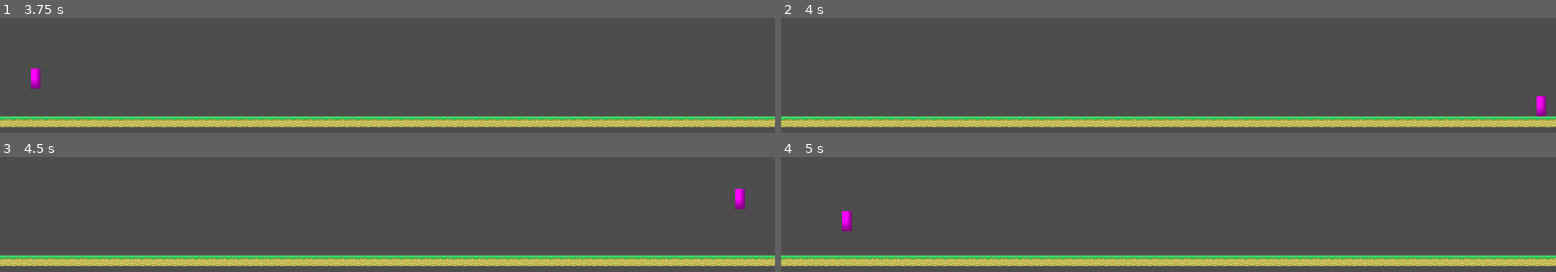
Above: before the commit, frames 1-4 (two rows, left to right).
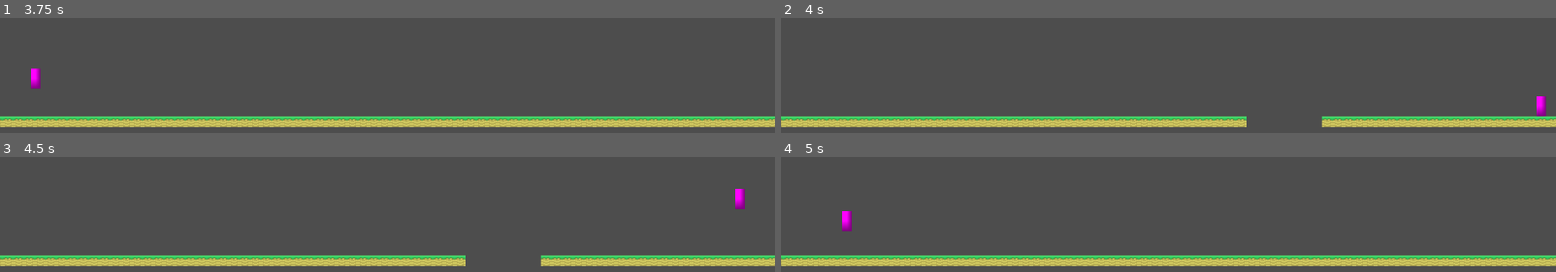
Above: after the commit, the same moments.

Repository: zhao1306/Antigame-Platformer
Game: Godot game, scene res://node_2d.tscn
Same seed, same stepped clock (60 frames per second), same inputs: the game is played once before the commit and once after it.
Inputs:
- Up to frame 1 (3.75 s): tap Enter (ui_accept) at 0.5, 0.77, 1.52, 3.02 s; hold Right (ui_right) 0.53-2.03 s; hold Left (ui_left) from 2.03 s (still down)
- Up to frame 2 (4 s): keep holding Left (ui_left); tap Enter (ui_accept) at 3.77 s
- Up to frame 3 (4.5 s): tap Enter (ui_accept) at 4.25 s; release Left (ui_left) at 4.28 s; hold Right (ui_right) from 4.28 s (still down)
- Up to frame 4 (5 s): keep holding Right (ui_right); tap Enter (ui_accept) at 4.52 s

Frame 1 is identical in both runs. In frame 2, 1.0% of the frame differs, in the area x 60-70%, y 84-95%; in frame 3, 1.0%; in frame 4, nothing differs.

Commit message:
some holes

Diff:
--- a/node_2d.tscn
+++ b/node_2d.tscn
@@ -341,5 +341,5 @@
 
 [node name="TileMapLayer" type="TileMapLayer" parent="."]
 position = Vector2(3, 0)
-tile_map_data = PackedByteArray("AACX/wEAAAAMAAAAAACY/wEAAAA …(1040 unchanged characters)… NAAAAAADY/wEAAAANAAAAAADb/wEAAAANAAAAAADc/wEAAAANAAAAAADd/wEAAAANAAAAAADe/wEAAAANAAAAAADf/wEAAAANAAAAAADg/wEAAAANAAAAAADh/wEAAAANAAAAAADi/wEAAAANAAAAAADj/wEAAAANAAAAAADk/wEAAAANAAAAAADl/wEAAAA …(2555 unchanged characters)…
+tile_map_data = PackedByteArray("AACX/wEAAAAMAAAAAACY/wEAAAA …(1040 unchanged characters)… NAAAAAADY/wEAAAANAAAAAADb/wEAAAANAAAAAADj/wEAAAANAAAAAADk/wEAAAANAAAAAADl/wEAAAA …(2555 unchanged characters)…
 tile_set = SubResource("TileSet_q6r6c")
